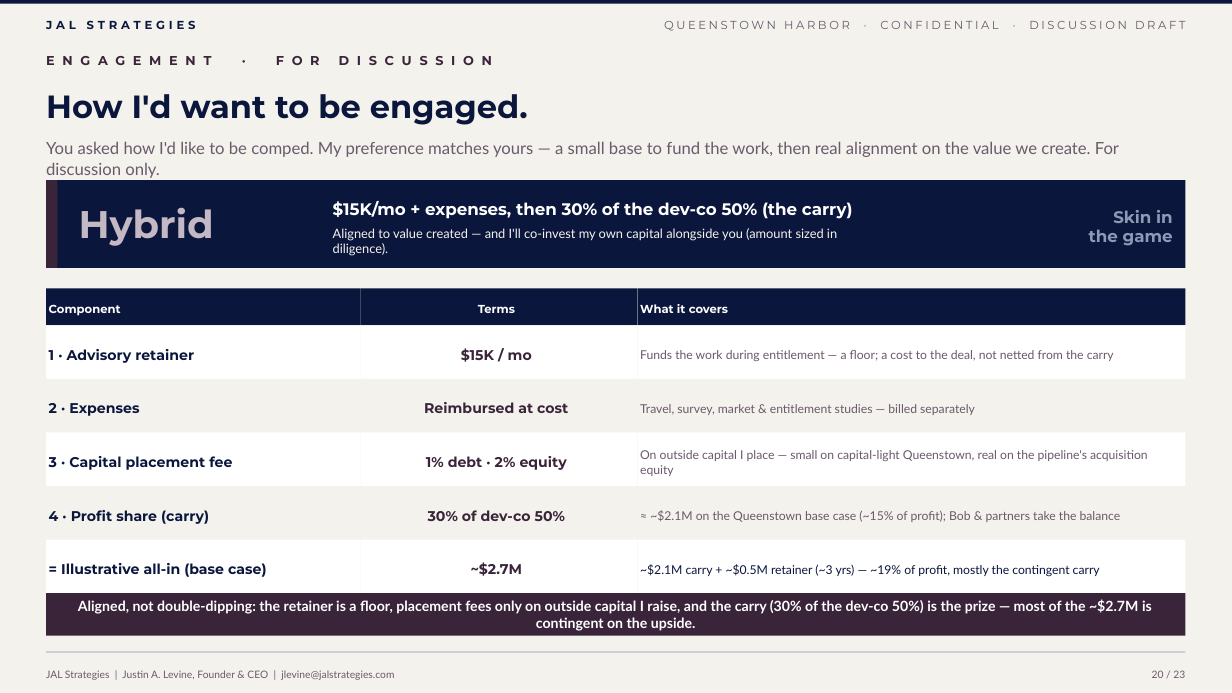
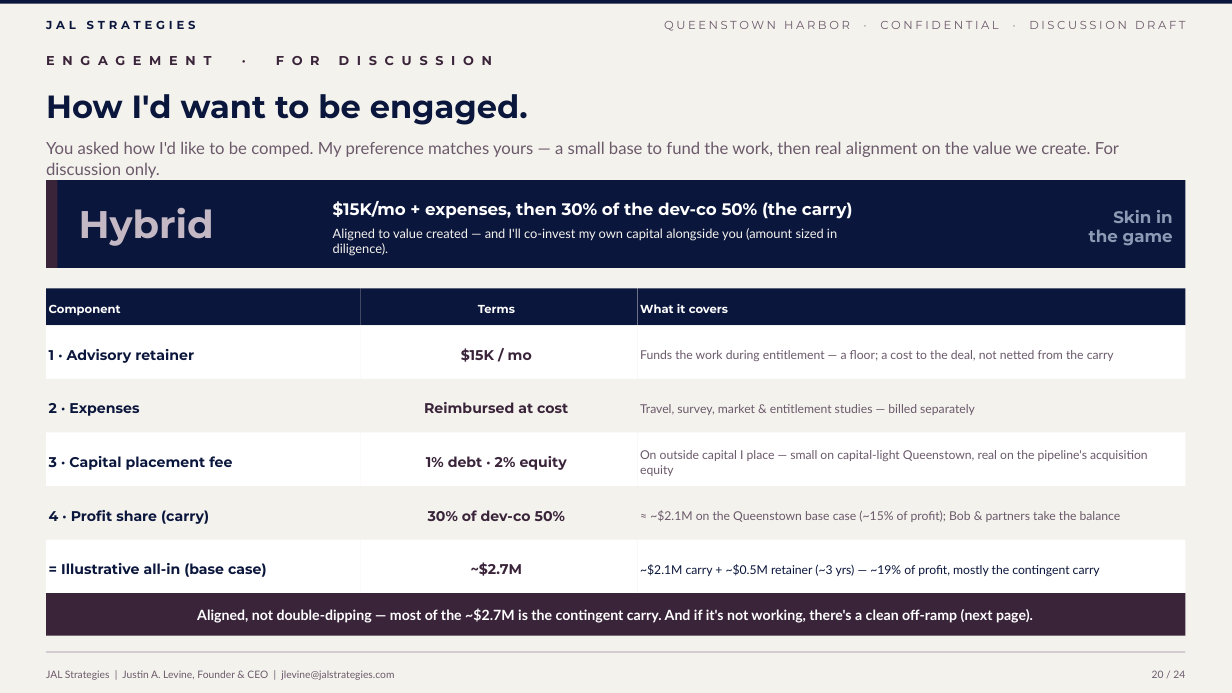
Before and after one commit to jlevine711/Apex, a slide deck: slide 20 of JAL_Queenstown_Harbor_Proposal.pptx. Drawn at 1232x693 pixels with LibreOffice and Linux fonts; fonts in the diff are those of the drawing. Boxes give left, top, right and bottom in pixels: in the first picture for what was removed or moved away, otherwise in the second. Text is boxed around its words. In the diff, an @@ line names an element or a change of style, - is before the commit and + after.

```diff
--- a/JAL_Queenstown_Harbor_Proposal.pptx
+++ b/JAL_Queenstown_Harbor_Proposal.pptx
@@ text at (197, 608, 1033, 623): text changed @@
-Aligned, not double-dipping: the retainer is a floor, placement fees only on outside capital I raise, and the carry (30% of the dev-co 50%) is the prize — most of the ~$2.7M is contingent on the upside.
+Aligned, not double-dipping — most of the ~$2.7M is the contingent carry. And if it's not working, there's a clean off-ramp (next page).
@@ text at (1152, 670, 1185, 678): text changed @@
-20 / 23
+20 / 24
```
Also in this commit, not shown: 21 other slides changed, 1 slide added, 3 other files.
